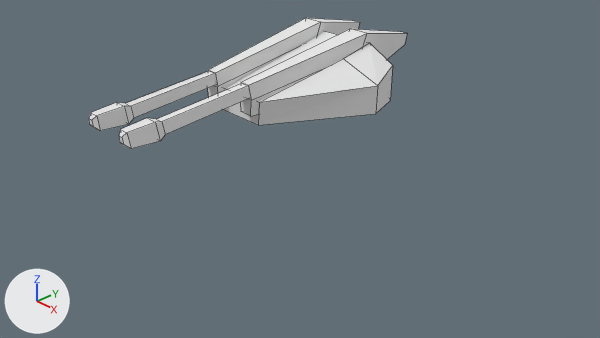
Renders of the Blender file models/TankModels/Cannons/Plasma-double.blend from each side of a commit.
Both versions are drawn from the file's camera 'Camera'. Arrows for +X, +Y and +Z are at lower left; the lights stay in place. Mesh edges are drawn as thin lines.
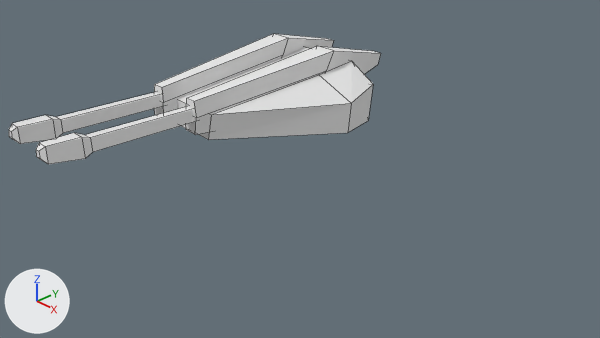
Location of each change, (x1, y1, x2, y2) in pixels of the pictures (600 x 338 px):
'Cube.001', reshaped, moved (17% wider)
    before: (89, 18, 407, 149)
    after: (9, 34, 381, 164)
part 1 of me_cube_001, rebuilt (15% wider)
    before: (223, 31, 393, 125)
    after: (177, 47, 373, 140)
part 2 of me_cube_001, rebuilt (21% wider, 13% shorter)
    before: (89, 71, 216, 131)
    after: (9, 92, 163, 144)
part 3 of me_cube_001, rebuilt (21% wider, 12% shorter)
    before: (119, 84, 250, 149)
    after: (36, 107, 195, 164)
part 4 of me_cube_001, rebuilt (18% wider)
    before: (208, 18, 360, 97)
    after: (154, 34, 334, 115)
part 5 of me_cube_001, rebuilt (17% wider)
    before: (241, 29, 407, 116)
    after: (186, 46, 381, 135)

Patch to the scene script:
```diff
--- a/models/TankModels/Cannons/Plasma-double.blend.py
+++ b/models/TankModels/Cannons/Plasma-double.blend.py
@@ me_cube_001 @@
 # used by ob_cube_001; location = (0.0, 0.0, 2.111); rotation_euler = (0.0, 0.0, 3.142), in degrees (0, 0, 180); scale = (-1.41, -1.49, -0.415)
-me_cube_001.from_pydata(...)  # 92 vertices, 77 faces; spans x -1.0..1.0, y -1.97..1.66, z -1.24..1.24
+me_cube_001.from_pydata(...)  # 92 vertices, 77 faces; spans x -1.0..1.0, y -2.17..1.72, z -0.93..1.81
+# me_cube_001 part 1: the loose piece of 20 vertices spanning x -1.0..1.0, y -0.53..1.27, z -0.81..1.24 is rebuilt with 20 vertices and now spans x -1.0..1.0, y -0.62..1.52, z -0.35..1.81
+# me_cube_001 part 2: the loose piece of 20 vertices spanning x -0.4..-0.18, y -1.97..-0.61, z -0.27..0.6 is rebuilt with 20 vertices and now spans x -0.4..-0.18, y -2.17..-0.68, z -0.27..0.36
+# me_cube_001 part 3: the loose piece of 20 vertices spanning x 0.19..0.39, y -1.97..-0.61, z -0.27..0.6 is rebuilt with 20 vertices and now spans x 0.19..0.39, y -2.17..-0.68, z -0.27..0.36
+# me_cube_001 part 4: the loose piece of 16 vertices spanning x -0.49..-0.19, y -0.62..1.66, z -1.24..0.89 is rebuilt with 16 vertices and now spans x -0.49..-0.19, y -0.75..1.72, z -0.93..1.15
+# me_cube_001 part 5: the loose piece of 16 vertices spanning x 0.2..0.49, y -0.62..1.66, z -1.24..0.89 is rebuilt with 16 vertices and now spans x 0.2..0.49, y -0.75..1.72, z -0.93..1.15
 me_cube_001.materials.append(mat_material)
@@ ob_cube_001 @@
 ob_cube_001 = bpy.data.objects.new('Cube.001', me_cube_001)
-ob_cube_001.location = (0.0, 0.0, 2.111)
+ob_cube_001.location = (0.0, -0.772, 2.098)
 ob_cube_001.rotation_euler = (0.0, 0.0, 3.142)  # degrees (0, 0, 180)
```
